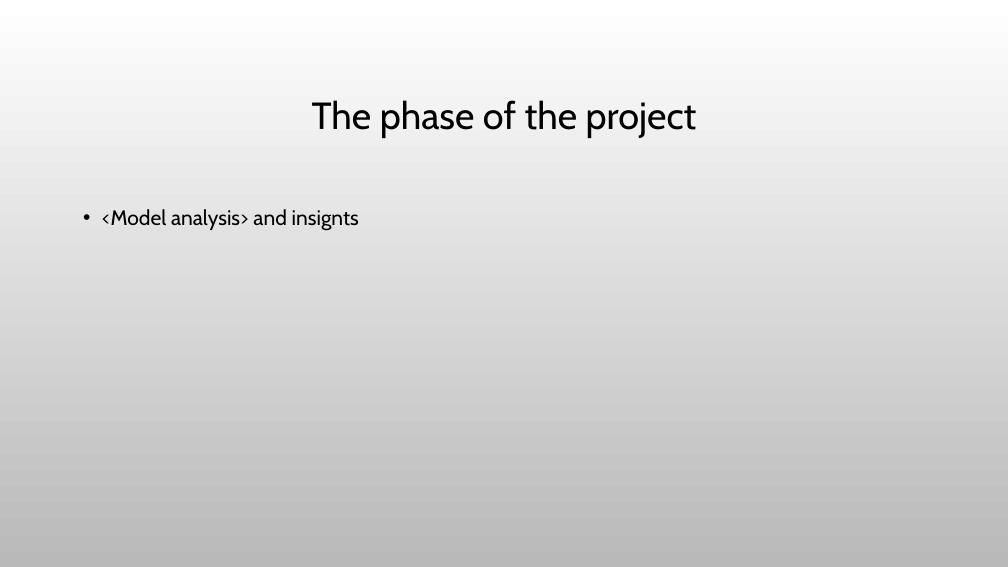
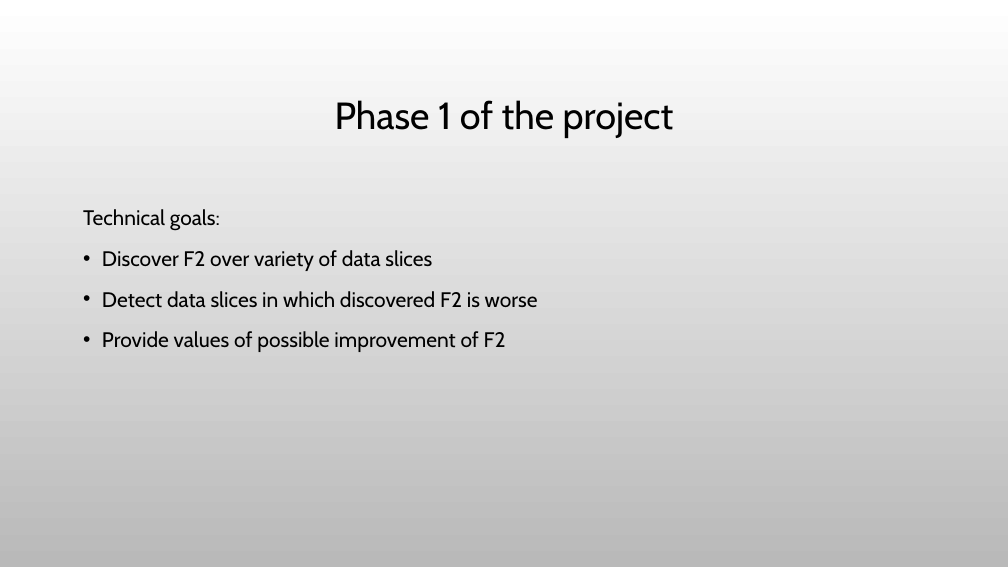
Before and after one commit to stavco9/mlops-final-project, a slide deck: slide 6 of docs/MLOps Final Project.pptx (slide 4 before the commit). Drawn at 1008x567 pixels with LibreOffice and Linux fonts; fonts in the diff are those of the drawing; background and template pictures are left out. Boxes give left, top, right and bottom in pixels: in the first picture for what was removed or moved away, otherwise in the second. Text is boxed around its words. In the diff, an @@ line names an element or a change of style, - is before the commit and + after.

```diff
--- a/docs/MLOps Final Project.pptx
+++ b/docs/MLOps Final Project.pptx
@@ title at box(335, 100, 674, 138): text changed @@
-The phase of the project
+Phase 1 of the project
@@ text at box(83, 209, 538, 352): text changed @@
-• <Model analysis> and insignts
+Technical goals:
+• Discover F2 over variety of data slices
+• Detect data slices in which discovered F2 is worse
+• Provide values of possible improvement of F2
```
Also in this commit, not shown: 6 other slides changed, 7 slides added.
